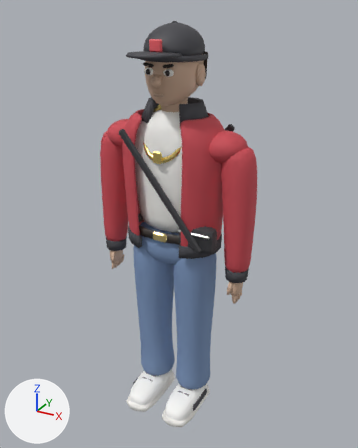
One commit to the glTF model assets/glb/player.glb: the scene before it, then after it.
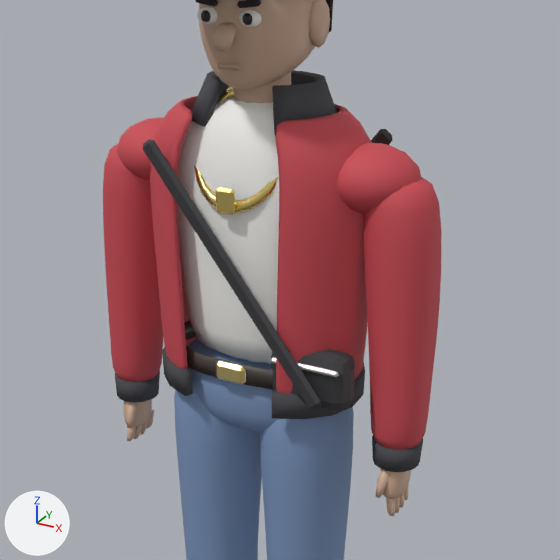
The first picture shows the older version from a 50 mm camera at (1.113, -1.975, 2.059) aimed at (0.026, 0.001, 1.071). The close-ups show the older and then the newer version on the part from 15% to 87% of the width and 14% to 72% of the height of that picture. Only the edits that show in the close-ups are written down. Lighting does not change. The marker at lower left points along +X, +Y and +Z. Where no turn or scale is listed for an object, it has been applied to the vertices. Vertices at exactly the same position are counted once.

The scene before the commit, as lines of its bpy script (objects in view):
```python
me_armr_sleeve = bpy.data.meshes.new('ArmR_Sleeve')
me_armr_sleeve.from_pydata(...)  # 418 vertices, 832 faces; spans x -0.082..0.086, y -0.082..0.082, z -0.56..0.03
me_armr_sleeve.materials.append(mat_jacket)  # red #cb4b55
me_jacketshell = bpy.data.meshes.new('JacketShell')
me_jacketshell.from_pydata(...)  # 810 vertices, 1616 faces; spans x -0.261..0.261, y -0.153..0.175, z 1.002..1.615
me_jacketshell.materials.append(mat_jacket)  # red #cb4b55
me_tee = bpy.data.meshes.new('Tee')
me_tee.from_pydata(...)  # 418 vertices, 832 faces; spans x -0.209..0.209, y -0.132..0.127, z 1.05..1.635
me_tee.materials.append(mat_shirt)  # white #f8f7f3
ob_armr_sleeve = bpy.data.objects.new('ArmR_Sleeve', me_armr_sleeve)
ob_armr_sleeve.location = (0.33, 0.0, 1.47)
ob_jacketshell = bpy.data.objects.new('JacketShell', me_jacketshell)
ob_jacketshell.location = (0.0, 0.0, 0.0)
ob_tee = bpy.data.objects.new('Tee', me_tee)
ob_tee.location = (0.0, 0.0, 0.0)
# also in view: 'LegL_Jeans' at (-0.118, 0.0, 0.565); 'JacketHem' at (0.0, 0.008, 1.005); 'Belt' at (0.0, 0.0, 1.053); 'ArmL_Cuff' at (-0.35, -0.014, 0.893); 'Ear1' at (0.128, 0.008, 1.79)
```
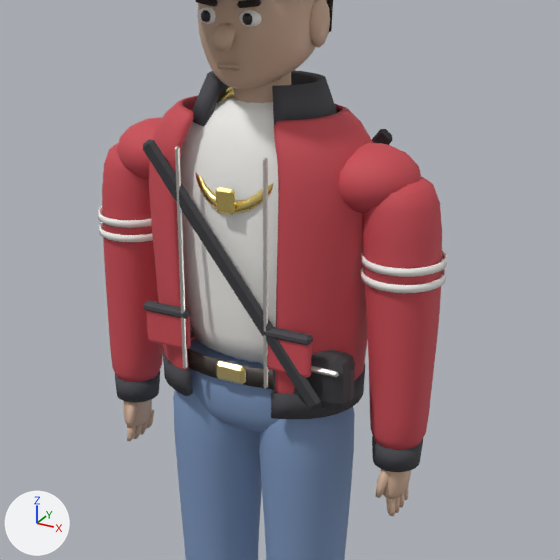
The change, as a diff of the scene's bpy script:
```diff
--- a/assets/glb/player.glb.py
+++ b/assets/glb/player.glb.py
@@ me_jacketshell @@
-me_jacketshell.from_pydata(...)  # 810 vertices, 1616 faces; spans x -0.261..0.261, y -0.153..0.175, z 1.002..1.615
+me_jacketshell.from_pydata(...)  # 1386 vertices, 2768 faces; spans x -0.264..0.264, y -0.156..0.177, z 1.002..1.615
+# me_jacketshell part 1: 810 vertices removed from x -0.261..0.261, y -0.153..0.175, z 1.002..1.615; 1386 vertices added at x -0.264..0.264, y -0.156..0.177, z 1.002..1.615
 me_jacketshell.materials.append(mat_jacket)
@@ me_tee @@
-me_tee.from_pydata(...)  # 418 vertices, 832 faces; spans x -0.209..0.209, y -0.132..0.127, z 1.05..1.635
+me_tee.from_pydata(...)  # 730 vertices, 1456 faces; spans x -0.212..0.212, y -0.134..0.129, z 1.05..1.635
+# me_tee part 2: 416 vertices removed from x -0.209..0.209, y -0.132..0.127, z 1.053..1.634; 728 vertices added at x -0.212..0.212, y -0.134..0.129, z 1.053..1.634
 me_tee.materials.append(mat_shirt)
@@ ob_jzip1 @@
+ob_jzip1 = bpy.data.objects.new('JZip1', me_jzip1)  # 24 vertices, 44 faces; spans x -0.004..0.004, y -0.006..0.006, z -0.25..0.25; in mat_jzip_001 (light grey #dddad4)
+ob_jzip1.location = (0.103, -0.168, 1.3)
@@ ob_jzip_1 @@
+ob_jzip_1 = bpy.data.objects.new('JZip-1', me_jzip_1)  # 24 vertices, 44 faces; spans x -0.004..0.004, y -0.006..0.006, z -0.25..0.25; in mat_jzip (light grey #dddad4)
+ob_jzip_1.location = (-0.103, -0.168, 1.3)
@@ ob_jpocketflap1 @@
+ob_jpocketflap1 = bpy.data.objects.new('JPocketFlap1', me_jpocketflap1)  # 24 vertices, 44 faces; spans x -0.0575..0.0575, y -0.012..0.012, z -0.01..0.01; in mat_trim (dark grey #45454b)
+ob_jpocketflap1.location = (0.15, -0.162, 1.18)
@@ ob_jpocketflap_1 @@
+ob_jpocketflap_1 = bpy.data.objects.new('JPocketFlap-1', me_jpocketflap1.copy())
+ob_jpocketflap_1.location = (-0.15, -0.162, 1.18)
@@ ob_jpocket1 @@
+ob_jpocket1 = bpy.data.objects.new('JPocket1', me_jpocket1)  # 56 vertices, 108 faces; spans x -0.055..0.055, y -0.01..0.01, z -0.0425..0.0425; in mat_jacket (red #cb4b55)
+ob_jpocket1.location = (0.15, -0.158, 1.135)
@@ ob_jpocket_1 @@
+ob_jpocket_1 = bpy.data.objects.new('JPocket-1', me_jpocket1.copy())
+ob_jpocket_1.location = (-0.15, -0.158, 1.135)
@@ ob_armr_stripe_0_165 @@
+ob_armr_stripe_0_165 = bpy.data.objects.new('ArmR_Stripe-0.165', me_armr_stripe_0_165)  # a torus around z (ring radius 0.087, tube radius 0.008) spanning x -0.081..0.095, y -0.092..0.092, z -0.181..-0.165; in mat_stripe_001 (white #f9f8f3)
+ob_armr_stripe_0_165.location = (0.33, 0.0, 1.47)
@@ ob_armr_stripe_0_13 @@
+ob_armr_stripe_0_13 = bpy.data.objects.new('ArmR_Stripe-0.13', me_armr_stripe_0_13)  # a torus around z (ring radius 0.087, tube radius 0.008) spanning x -0.081..0.095, y -0.092..0.092, z -0.146..-0.13; in mat_stripe_001 (white #f9f8f3)
+ob_armr_stripe_0_13.location = (0.33, 0.0, 1.47)
@@ ob_arml_stripe_0_165 @@
+ob_arml_stripe_0_165 = bpy.data.objects.new('ArmL_Stripe-0.165', me_arml_stripe_0_165)  # a torus around z (ring radius 0.087, tube radius 0.008) spanning x -0.095..0.081, y -0.092..0.092, z -0.181..-0.165; in mat_stripe (white #f9f8f3)
+ob_arml_stripe_0_165.location = (-0.33, 0.0, 1.47)
@@ ob_arml_stripe_0_13 @@
+ob_arml_stripe_0_13 = bpy.data.objects.new('ArmL_Stripe-0.13', me_arml_stripe_0_13)  # a torus around z (ring radius 0.087, tube radius 0.008) spanning x -0.095..0.081, y -0.092..0.092, z -0.146..-0.13; in mat_stripe (white #f9f8f3)
+ob_arml_stripe_0_13.location = (-0.33, 0.0, 1.47)
```

Where the change shows, as pixel boxes [x1, y1, x2, y2] in the close-ups (560 x 560 px):
'JacketShell', reshaped
    before: [150, 96, 372, 393]
    after: [149, 96, 373, 394]
'Tee', reshaped
    before: [177, 97, 279, 364]
    after: [180, 97, 278, 364]
'JPocket-1', added (red)
    after: [147, 311, 191, 349]
'JZip1', added
    after: [263, 158, 268, 389]
'JZip-1', added
    after: [175, 146, 187, 369]
'JPocket1', added (red)
    after: [267, 339, 312, 378]
'ArmR_Stripe-0.13', added
    after: [361, 250, 447, 277]
'ArmR_Stripe-0.165', added
    after: [361, 268, 446, 293]
'JPocketFlap1', added
    after: [262, 327, 313, 346]
'JPocketFlap-1', added
    after: [144, 301, 190, 319]
'ArmL_Stripe-0.13', added
    after: [98, 207, 152, 228]
'ArmL_Stripe-0.165', added
    after: [99, 222, 153, 242]
